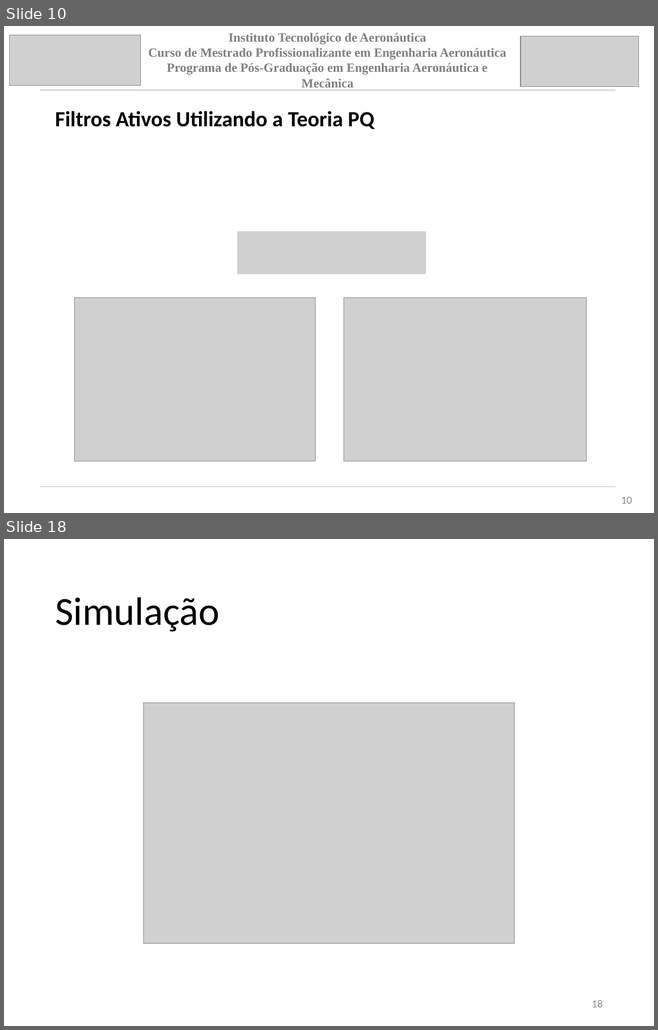
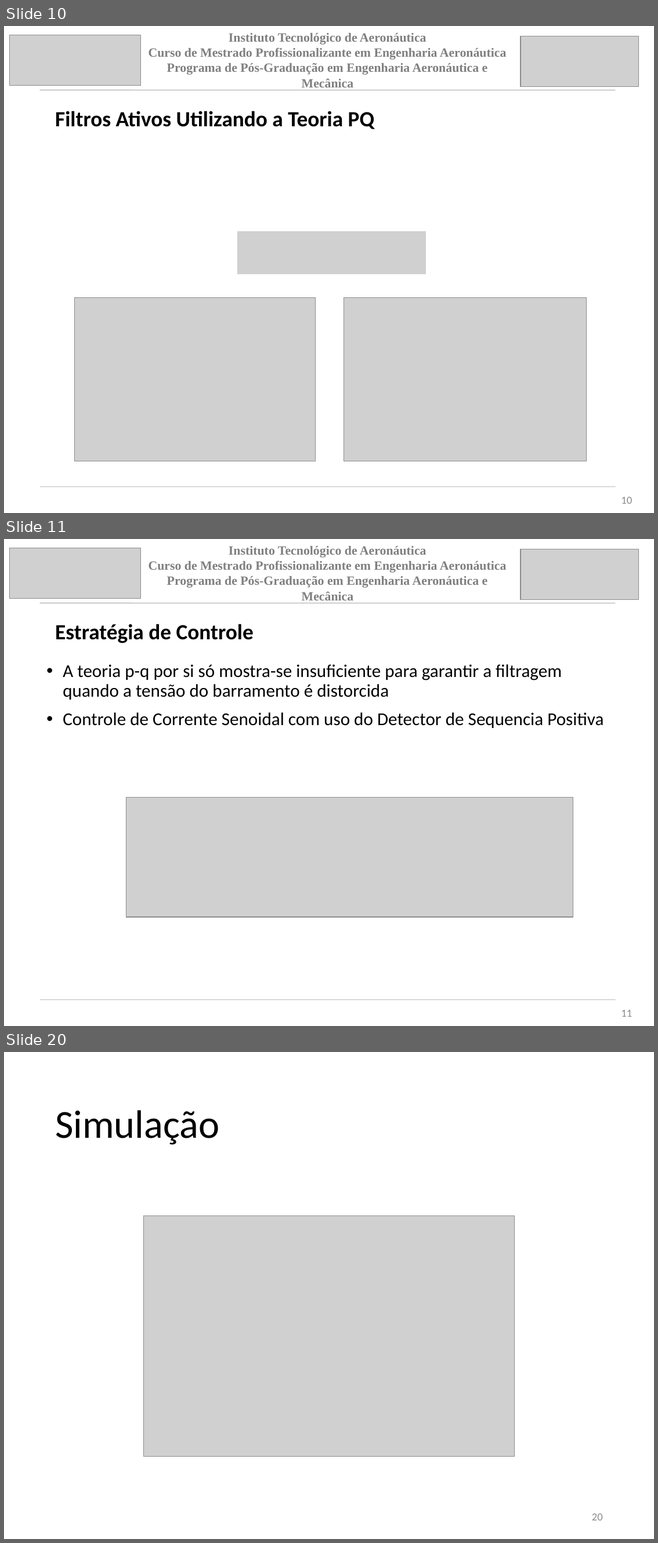
Before and after one commit to jpsoliv/MestradoJPSO, a slide deck: Apresentação/Apresentação_baixo_nivel.pptx. Shown one above the other, each under a label of ours: slides 10 and 18 before the commit, slides 10, 11 and 20 after it; the slides between them are not shown. The pictures are 658x1030 and 658x1543 pixels, drawn with LibreOffice and Linux fonts; fonts in the diff are those of the drawing; grey boxes stand for pictures. Boxes give left, top, right and bottom in pixels: in the first picture for what was removed or moved away, otherwise in the second. Text is boxed around its words. In the diff, an @@ line names an element or a change of style, - is before the commit and + after.

```diff
--- a/Apresentação/Apresentação_baixo_nivel.pptx
+++ b/Apresentação/Apresentação_baixo_nivel.pptx
@@ slide 11 added at [4, 539, 654, 1026], background #FFFFFF @@
@@ picture added at [9, 548, 140, 599] @@
@@ text added at [148, 546, 506, 603], 14 pt, text #7F7F7F, bold @@
+Instituto Tecnológico de Aeronáutica
+Curso de Mestrado Profissionalizante em Engenharia Aeronáutica
+Programa de Pós-Graduação em Engenharia Aeronáutica e Mecânica
@@ picture added at [520, 549, 639, 600] @@
@@ line added from (40, 603) to (615, 603), #A5A5A5 0.51 pt @@
@@ title added at [55, 624, 253, 643], 24 pt, text #000000, bold @@
+Estratégia de Controle
@@ text added at [63, 664, 603, 728], 20 pt, text #000000 @@
+• A teoria p-q por si só mostra-se insuficiente para garantir a filtragem quando a tensão do barramento é distorcida
+• Controle de Corrente Senoidal com uso do Detector de Sequencia Positiva
@@ picture added at [126, 798, 573, 918] @@
@@ line added from (41, 1000) to (615, 1000), #A5A5A5 0.51 pt @@
@@ page number added at [621, 1010, 632, 1017], 12 pt, text #8C8C8C @@
+11
@@ what was slide 18 is now slide 20 @@
@@ page number at [592, 1514, 603, 1521]: text changed @@
-18
+20
```
Also in this commit, not shown: 6 slides changed, 6 other slides added, 5 slides removed.
